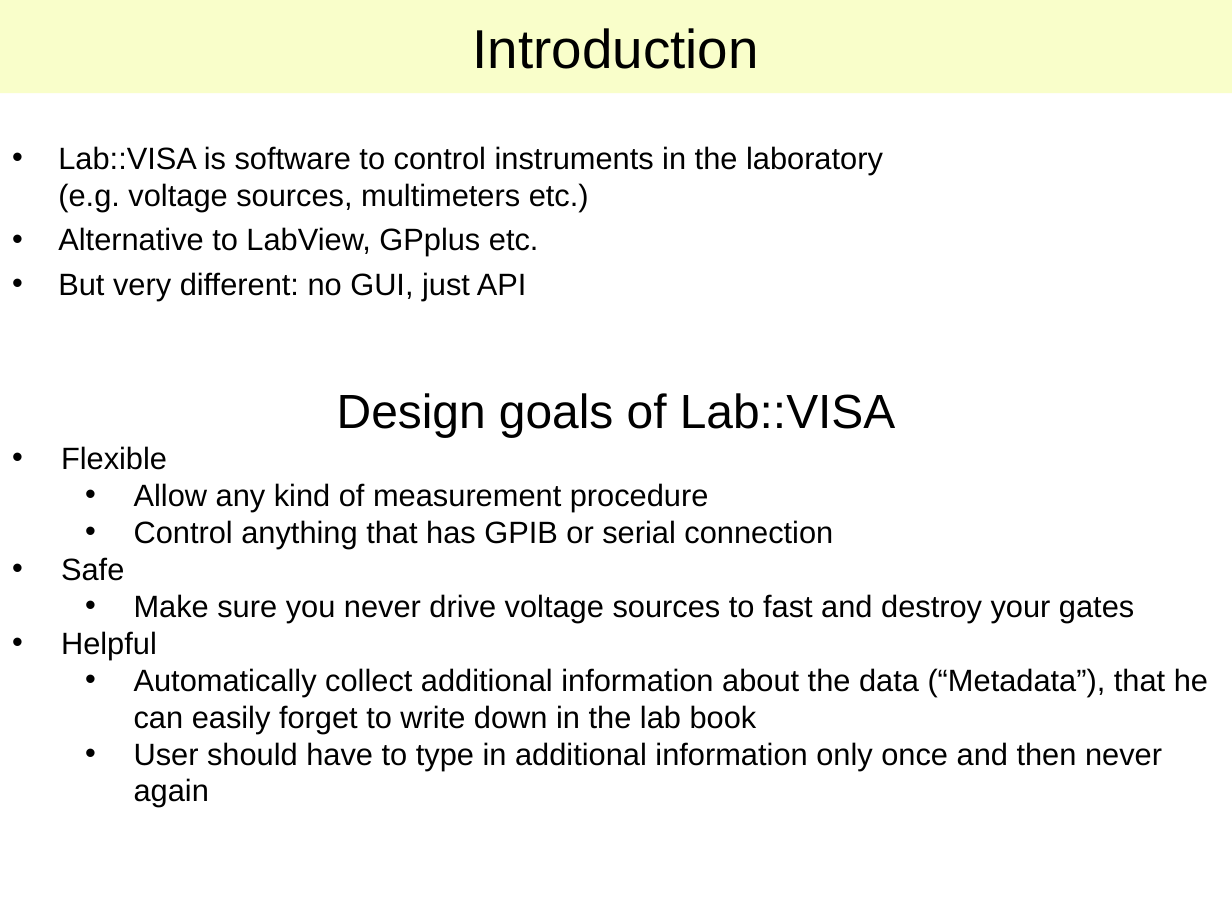
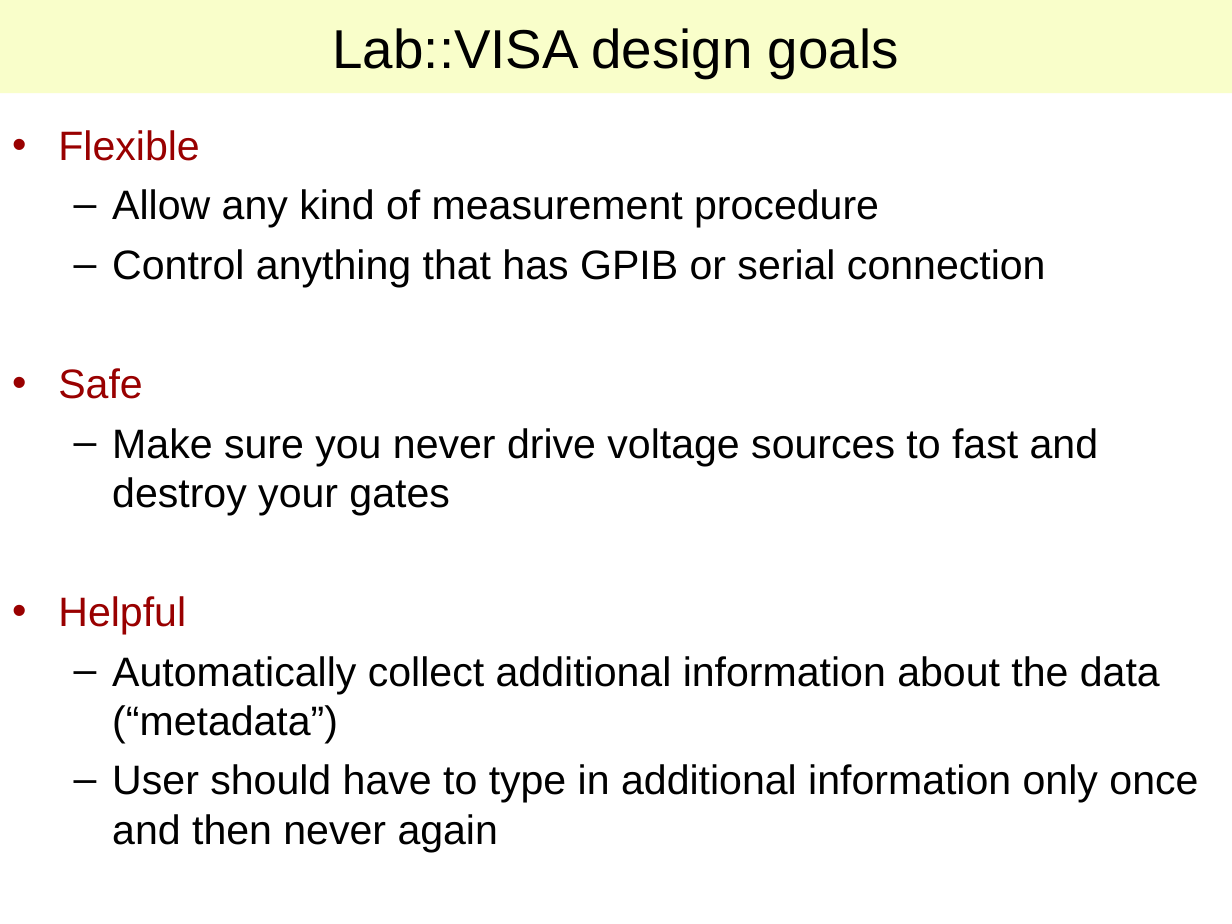
Before and after one commit to lab-measurement/Lab-VISA, a slide deck: slide 4 of Tutorial/Talk/Lab-VISA.ppt (slide 2 before the commit). Drawn at 1232x924 pixels with LibreOffice and Linux fonts; fonts in the diff are those of the drawing. Boxes give left, top, right and bottom in pixels: in the first picture for what was removed or moved away, otherwise in the second. Text is boxed around its words. In the diff, an @@ line names an element or a change of style, - is before the commit and + after.

```diff
--- a/Tutorial/Talk/Lab-VISA.ppt
+++ b/Tutorial/Talk/Lab-VISA.ppt
@@ title at box(333, 28, 899, 78): text changed @@
-Introduction
+Lab::VISA design goals
@@ text "Flexible": place and size @@
-text "Flexible" at box(61, 393, 1208, 807)
+text "Flexible" at box(58, 130, 1198, 852)
@@ text at box(58, 130, 1198, 852): size 18 to 24 pt in "Flexible", "Allow any kind of measurement procedure", "Control anything that has GPIB or serial ...", "Safe" and 3 more places; text colour #000000 to #990000 in "Flexible", "Safe", "Helpful"; indent changed; more space between paragraphs; bullet colour #000000 to #990000; bullet • to – @@
@@ text removed at box(58, 146, 883, 301) @@
-• Lab::VISA is software to control instruments in the laboratory
-  (e.g. voltage sources, multimeters etc.)
-• Alternative to LabView, GPplus etc.
-• But very different: no GUI, just API
@@ text at box(337, 393, 895, 438): paragraph removed @@
-Design goals of Lab::VISA
@@ text at box(112, 656, 1160, 743): text changed; size 18 to 24 pt @@
-  • Automatically collect additional information about the data (“Metadata”), that he can easily forget to write down in the lab book
+  – Automatically collect additional information about the data (“metadata”)
```
Also in this commit, not shown: 6 other slides changed, 1 slide added.
